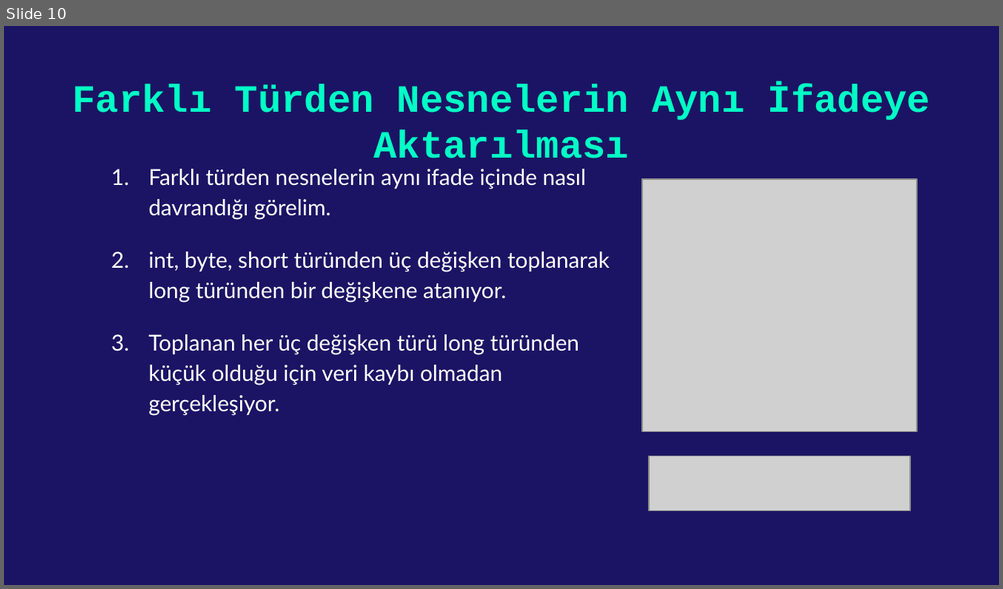
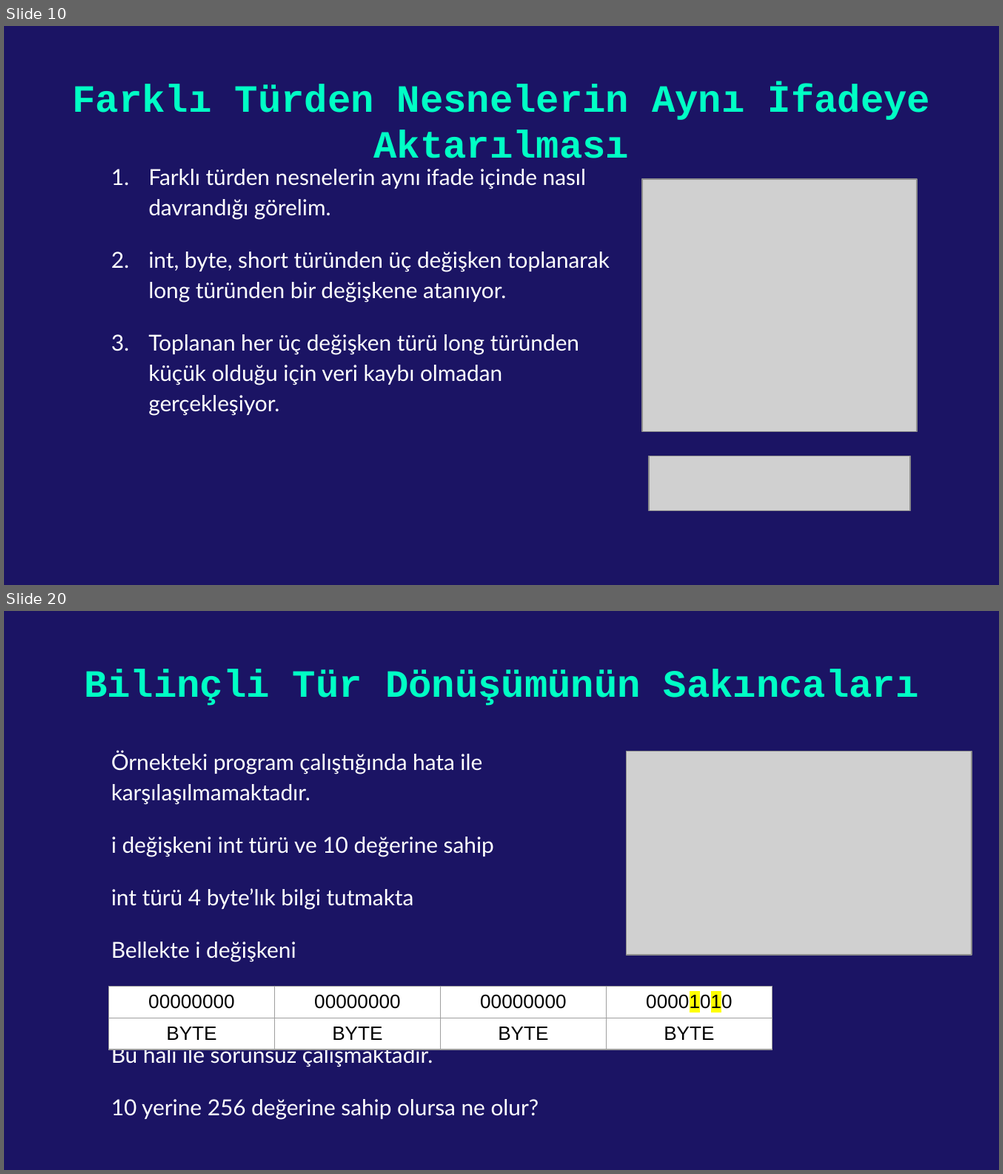
Before and after one commit to kadirdemir/C-Sharp-2022, a slide deck: Tür Dönüşümü.pptx. Shown one above the other, each under a label of ours: slide 10 before the commit, slides 10 and 20 after it; the slides between them are not shown. The pictures are 1003x589 and 1003x1174 pixels, drawn with LibreOffice and Linux fonts; fonts in the diff are those of the drawing; grey boxes stand for pictures. Boxes give left, top, right and bottom in pixels: in the first picture for what was removed or moved away, otherwise in the second. Text is boxed around its words. In the diff, an @@ line names an element or a change of style, - is before the commit and + after.

Commit message:
Tür Dönüşümü sunumu güncellendi

```diff
--- a/Tür Dönüşümü.pptx
+++ b/Tür Dönüşümü.pptx
@@ slide 20 added at <box>4,611,999,1170</box>, background #1B1464 @@
@@ title added at <box>84,669,919,706</box>, 28 pt, text #00FFC5, bold @@
+Bilinçli Tür Dönüşümünün Sakıncaları
@@ text added at <box>111,751,539,1120</box>, 16 pt, text #FFFFFF @@
+Örnekteki program çalıştığında hata ile karşılaşılmamaktadır.
+i değişkeni int türü ve 10 değerine sahip
+int türü 4 byte’lık bilgi tutmakta
+Bellekte i değişkeni
+Bu hali ile sorunsuz çalışmaktadır.
+10 yerine 256 değerine sahip olursa ne olur?
@@ picture added at <box>626,752,972,955</box> @@
@@ table added at <box>108,986,773,1053</box>, 2 rows, 4 columns @@
+00000000 | 00000000 | 00000000 | 00001010
+BYTE | BYTE | BYTE | BYTE
```
Also in this commit, not shown: 4 slides changed, 26 other slides added.
